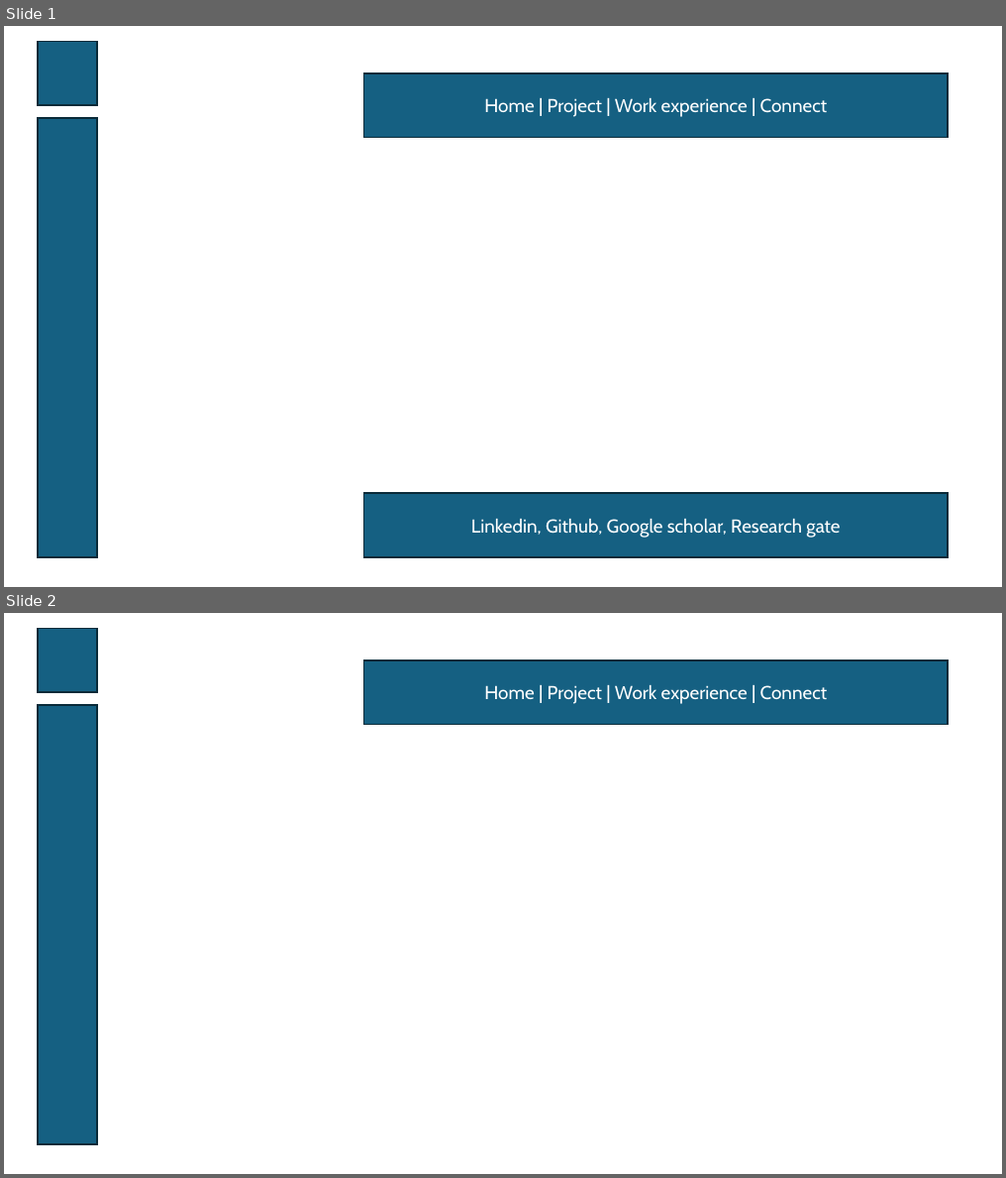
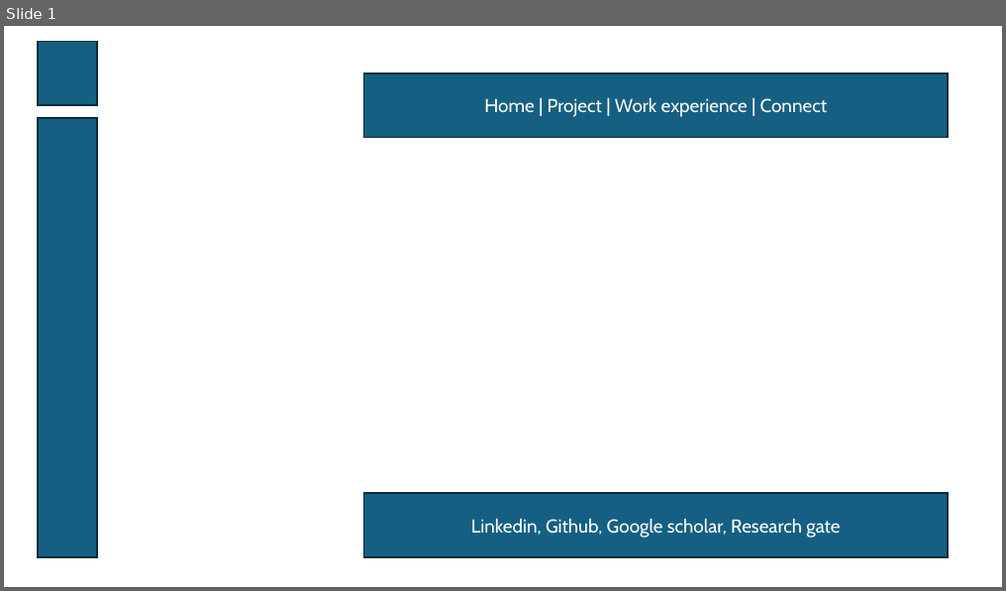
Before and after one commit to dthung99/Portfolio, a slide deck: design.pptx. Shown one above the other, each under a label of ours: slides 1 and 2 before the commit, slide 1 after it. The pictures are 1006x1178 and 1006x591 pixels, drawn with LibreOffice and Linux fonts; fonts in the diff are those of the drawing. Boxes give left, top, right and bottom in pixels: in the first picture for what was removed or moved away, otherwise in the second. Text is boxed around its words. In the diff, an @@ line names an element or a change of style, - is before the commit and + after.

```diff
--- a/design.pptx
+++ b/design.pptx
@@ slide 2 removed at (4, 613, 1002, 1174), background #FFFFFF @@
@@ rectangle removed at (38, 628, 98, 692) @@
@@ rectangle removed at (364, 661, 948, 725) @@
-Home | Project | Work experience | Connect
@@ rectangle removed at (38, 705, 98, 1145) @@
```
Also in this commit, not shown: 2 slides added, 16 other files.
